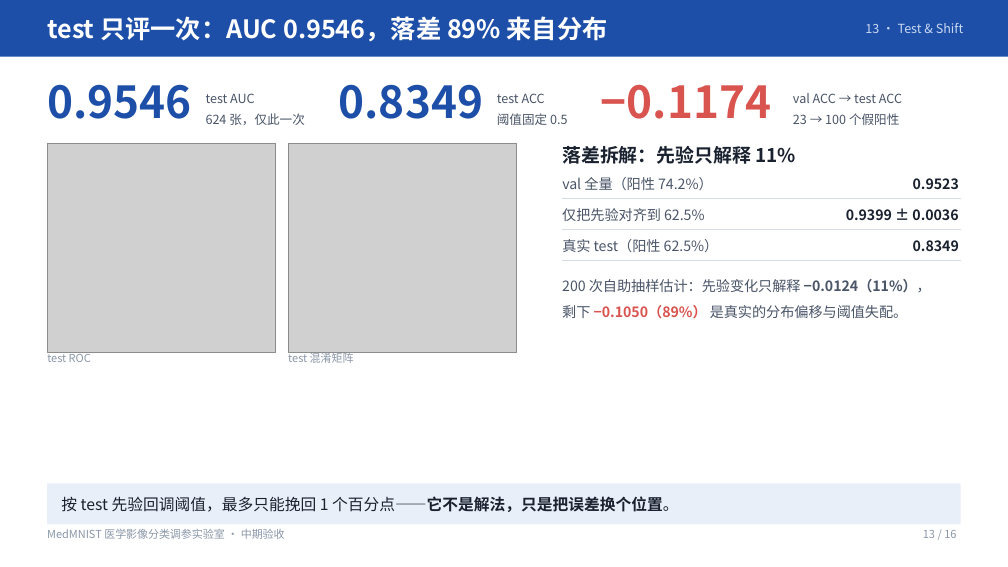
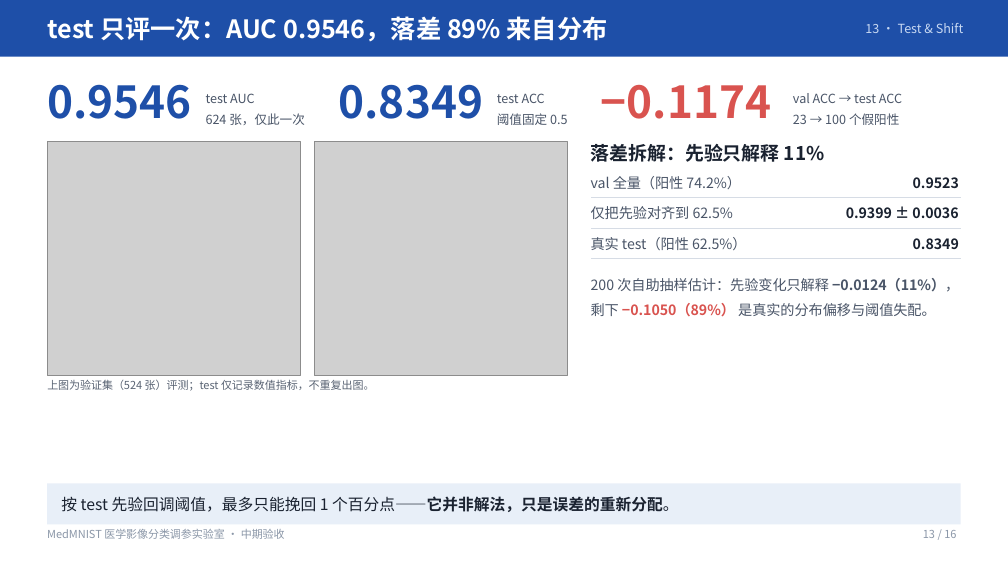
Before and after one commit to via453/medmnist-tuning-lab, a slide deck: slide 13 of MedMNIST调参实验室_汇报_学术版/MedMNIST调参实验室_汇报_学术版.pptx. Drawn at 1008x567 pixels with LibreOffice and Linux fonts; fonts in the diff are those of the drawing; grey boxes stand for pictures. Boxes give left, top, right and bottom in pixels: in the first picture for what was removed or moved away, otherwise in the second. Text is boxed around its words. In the diff, an @@ line names an element or a change of style, - is before the commit and + after.

```diff
--- a/MedMNIST调参实验室_汇报_学术版/MedMNIST调参实验室_汇报_学术版.pptx
+++ b/MedMNIST调参实验室_汇报_学术版/MedMNIST调参实验室_汇报_学术版.pptx
@@ picture: place and size @@
-picture at (47, 144, 275, 352)
+picture at (47, 142, 299, 376)
@@ picture: place and size @@
-picture at (288, 144, 516, 352)
+picture at (315, 142, 567, 376)
@@ text "落差拆解：先验只解释 11%": place and size @@
-text "落差拆解：先验只解释 11%" at (562, 146, 796, 164)
+text "落差拆解：先验只解释 11%" at (591, 144, 824, 162)
@@ freeform shape: place and size @@
-freeform shape at (563, 175, 961, 199)
+freeform shape at (591, 174, 961, 197)
@@ freeform shape: place and size @@
-freeform shape at (563, 206, 961, 230)
+freeform shape at (591, 205, 961, 228)
@@ 3 texts: place and size @@
-3 texts at (562, 177, 719, 252)
+3 texts at (591, 176, 747, 250)
@@ freeform shape: place and size @@
-freeform shape at (563, 237, 961, 261)
+freeform shape at (591, 235, 961, 259)
@@ text "200 次自助抽样估计：先验变化只解释 −0.0124（11%），": place and size @@
-text "200 次自助抽样估计：先验变化只解释 −0.0124（11%），" at (562, 279, 931, 319)
+text "200 次自助抽样估计：先验变化只解释 −0.0124（11%），" at (591, 278, 959, 317)
@@ text removed at (47, 351, 91, 362) @@
-test ROC
@@ text removed at (288, 351, 354, 363) @@
-test 混淆矩阵
@@ text added at (47, 380, 374, 391), 10.5 pt, text #5A6474 @@
+上图为验证集（524 张）评测；test 仅记录数值指标，不重复出图。
@@ text at (61, 496, 679, 512): text changed @@
-按 test 先验回调阈值，最多只能挽回 1 个百分点——它不是解法，只是把误差换个位置。
+按 test 先验回调阈值，最多只能挽回 1 个百分点——它并非解法，只是误差的重新分配。
```
Also in this commit, not shown: 13 other slides changed, 40 other files.
